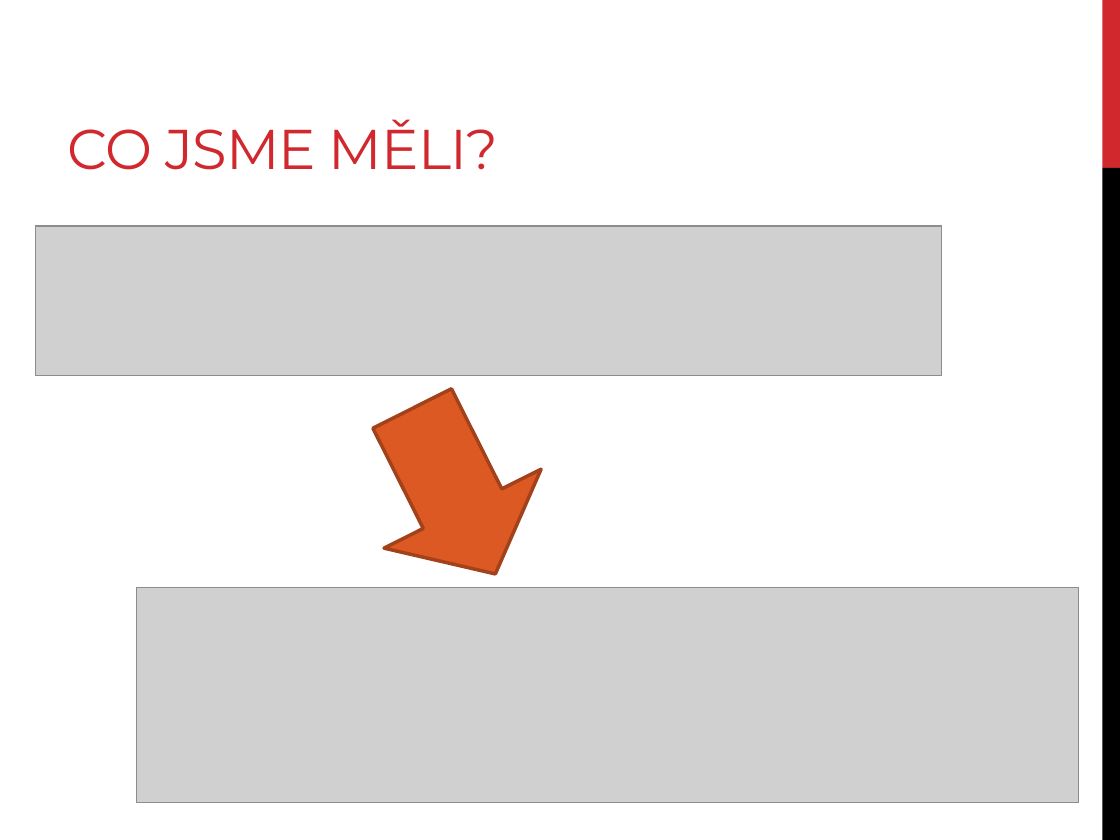
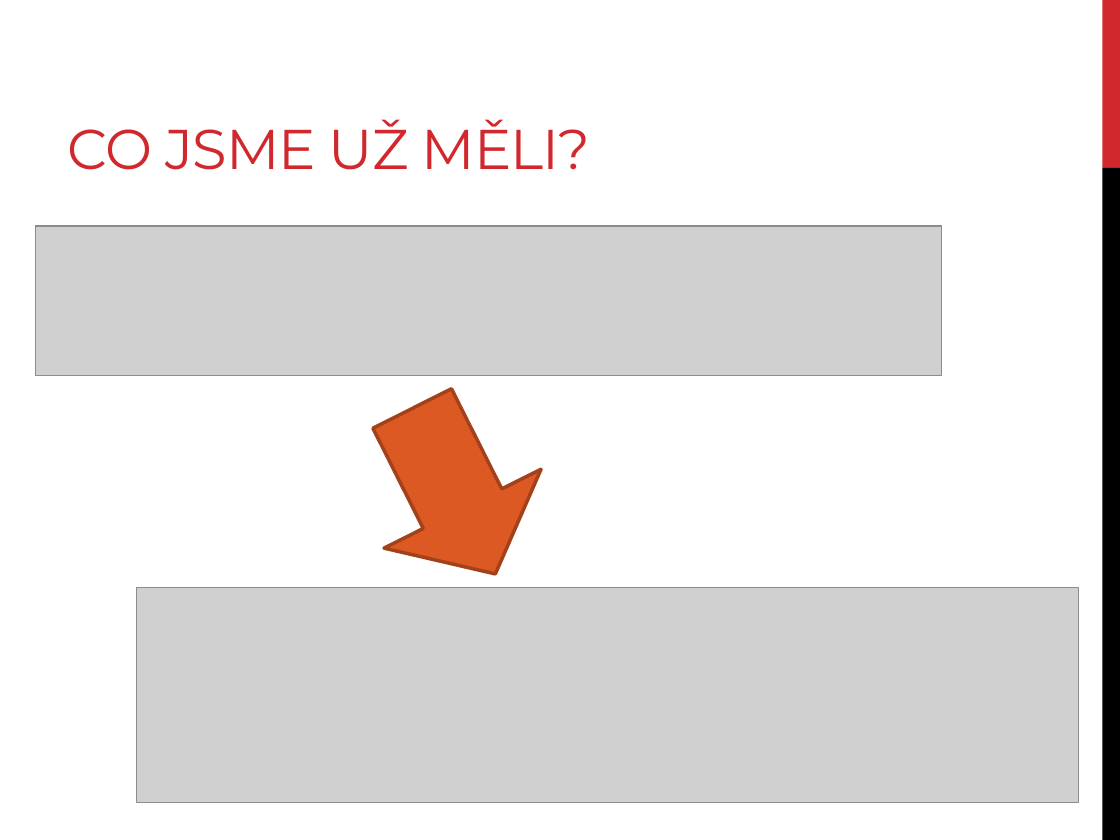
Before and after one commit to LaserPork/OS, a slide deck: slide 2 of Prezentace/Prezentace2.pptx. Drawn at 1120x840 pixels with LibreOffice and Linux fonts; fonts in the diff are those of the drawing; grey boxes stand for pictures. Boxes give left, top, right and bottom in pixels: in the first picture for what was removed or moved away, otherwise in the second. Text is boxed around its words. In the diff, an @@ line names an element or a change of style, - is before the commit and + after.

```diff
--- a/Prezentace/Prezentace2.pptx
+++ b/Prezentace/Prezentace2.pptx
@@ title at (x1=67, y1=119, x2=591, y2=170): text changed @@
-CO JSME MĚLI?
+CO JSME UŽ MĚLI?
```
Also in this commit, not shown: 2 other slides changed, 2 other files.
